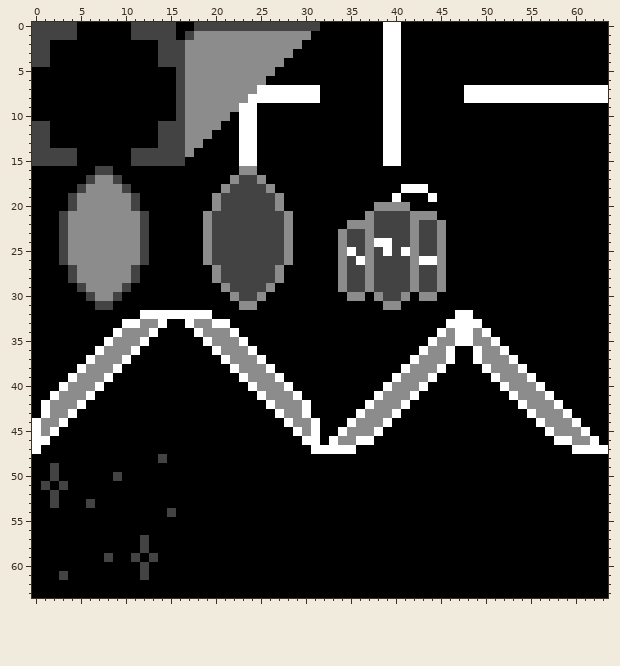
Two states of a pixel-art file, game/assets/spritesheet-2bit.aseprite. Above, as it was before the edit.
64x64 pixels, 1 frame.
After the commit:
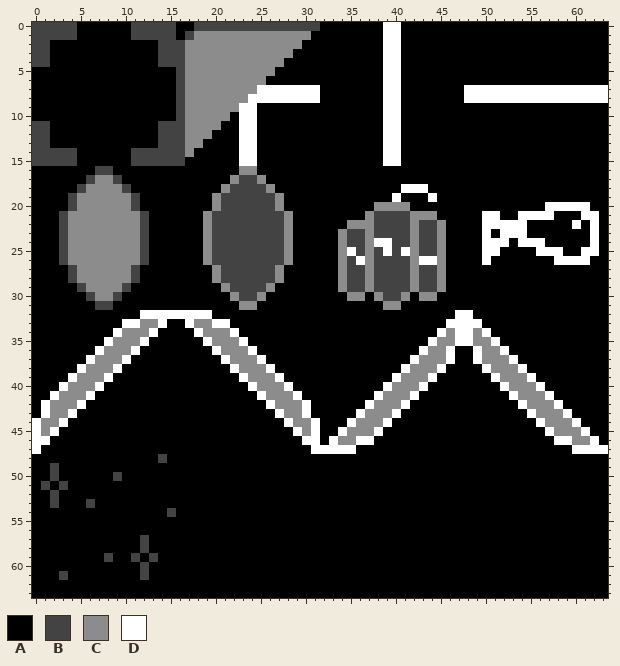
Palette (. is transparent): A #000000  B #434343  C #8c8c8c  D #ffffff
Changes in this commit:
Layer "Layer 1":
Colour D replaces colour A in row 20 at x 57 to 61; in row 21 at x 50 to 51, 54 to 57 and 61 to 62; in row 22 at x 50 to 54, 60 and 62; in row 23 at x 50, 52 to 54 and 62; in row 24 at x 50 to 52, 54 to 56 and 62; in row 25 at x 50 to 51, 56 to 58 and 61 to 62.
Colour D replaces colour A in row 26 at x 50 and 58 to 61.
